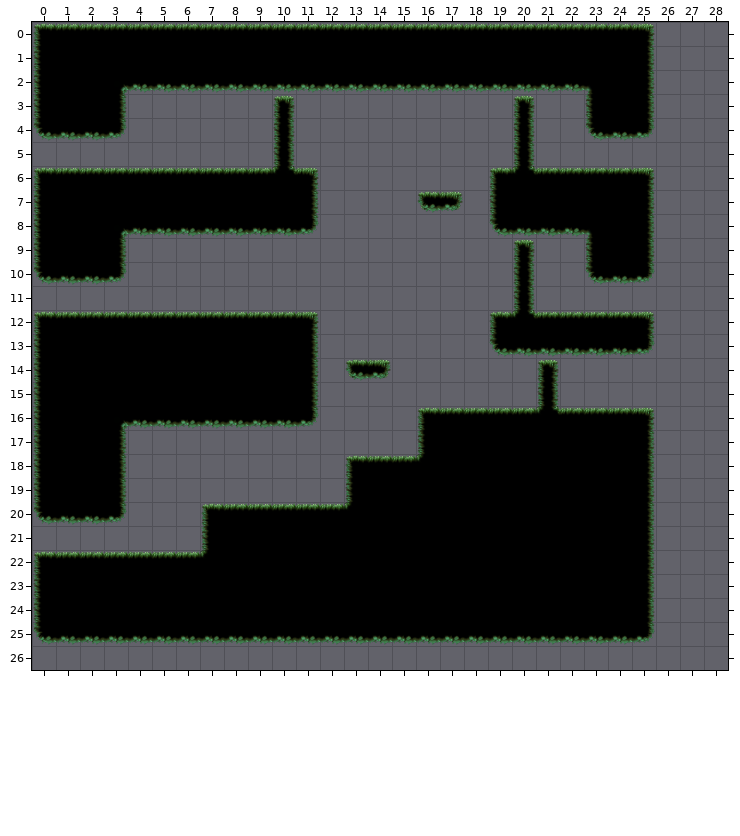
Tiled map: Assets/Levels/Forest8/Forest8.tmx. This is how it looked before the edit.
Cells are 128x128 px. Shown: x 0..28, y 0..26. The old version is drawn lined up with the new one.
Once edited:
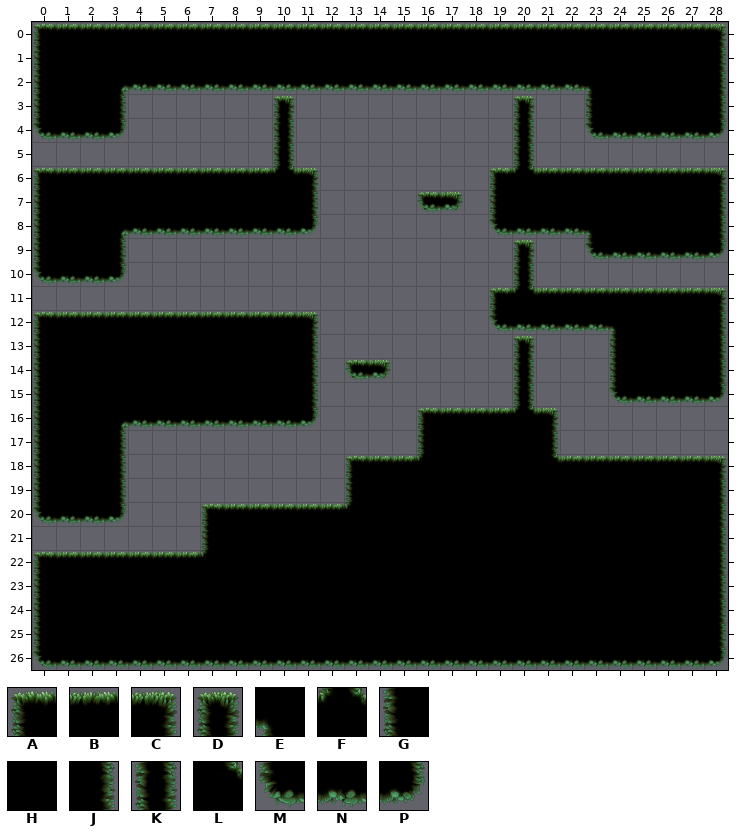
Key: from "MossyTileSet": A 0, B 1, C 2, D 3, E 5, F 6, G 7, H 8, J 9, K 10, L 11, M 14, N 15, P 16.
_ is an empty cell.
What changed:
map size 32x30 -> 29x27 cells (old content now starts at -3,-4; both pictures use the new coordinates)
Layer "Camada de Blocos 1":
y 0: x 25..28 C___ -> BBBC
y 1..3: x 25..28 J___ -> HHHJ
y 4: x 25..28 P___ -> NNNP
y 6: x 25..28 C___ -> BBBC
y 7..8: x 25..28 J___ -> HHHJ
y 9: x 23..28 GHJ___ -> MNNNNP
y 10: x 23..25 MNP -> ___
y 11: x 19..28 __________ -> ABBBBBBBBC
y 12: x 19..28 ABBBBBC___ -> MNNNNEHHHJ
y 13: x 19..28 MNNNNNP___ -> _____GHHHJ
y 14: x 24..28 _____ -> GHHHJ
y 15: x 24..28 _____ -> MNNNP
y 16: x 21..25 BBBBC -> C____
y 17: x 21..25 HHHHJ -> J____
y 18: x 21..28 HHHHJ___ -> LBBBBBBC
y 19..24: x 25..28 J___ -> HHHJ
y 25: x 0..28 MNNNNNNNNNNNNNNNNNNNNNNNNP___ -> GHHHHHHHHHHHHHHHHHHHHHHHHHHHJ
y 26: x 0..28 _____________________________ -> MNNNNNNNNNNNNNNNNNNNNNNNNNNNP
Layer "DynamicGrounds":
y 11: x 20 K -> F
y 12: x 20 F -> _
y 13: x 20 _ -> D
y 14: x 20..21 _D -> K_
y 15: x 20..21 _K -> K_
y 16: x 20..21 _F -> F_
Pixel boxes of the changes (left, top, right, bottom) in both pictures:
changed: (642, 23, 727, 141)
changed: (33, 167, 727, 669)
